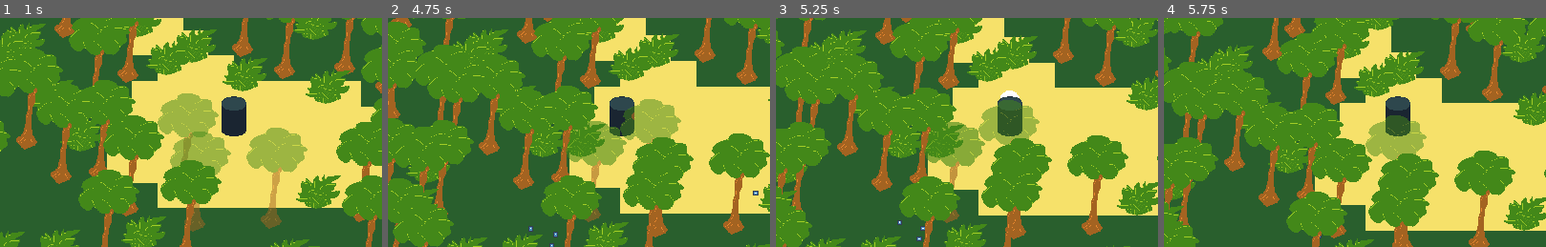
Above: before the commit, frames 1-4 (left to right).
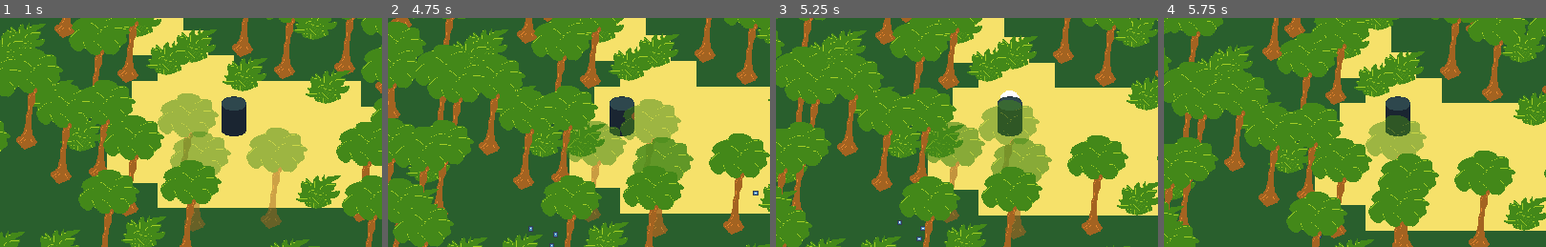
Above: after the commit, the same moments.

Repository: gamkedo-la/Jungle-Adventure
Game: Godot game, scene res://World.tscn
The game is run twice, just before and just after one commit, with the same random seed, the same clock (stepped at 60 frames per second) and the same inputs. The engine's default icon, where the game draws it, is replaced by a stand-in: a white triangle on a blue panel in a dark square.
Inputs:
- Up to frame 1 (1 s): hold Up (ui_up) from 0.53 s (still down); tap C (action) at 0.6 s
- Up to frame 2 (4.75 s): tap C (action) every 0.75 s from 1.35 to 4.35 s; release Up (ui_up) at 2.03 s; hold Left (ui_left) 2.03-3.53 s; hold Down (ui_down) 3.53-4.28 s; hold Right (ui_right) from 4.28 s (still down)
- Up to frame 3 (5.25 s): release Right (ui_right) at 5.03 s; hold Up (ui_up) from 5.03 s (still down); tap C (action) at 5.1 s
- Up to frame 4 (5.75 s): keep holding Up (ui_up)
The pictures show only the part of the screen within x 19-69%, y 26-76%; the shares and areas given below are measured in that part.

Frame 1 is identical in both runs. In frame 2, 1.5% of the frame differs, in the area x 64-80%, y 52-94%; in frame 3, 2.1%, in the area x 56-73%, y 52-97%; in frame 4, nothing differs.

Commit message:
Fixes issues when trigger transparent tree from bottom
- shortens render box to be just above tree hitbox

Diff:
--- a/Plant/Temp-Tree.tscn
+++ b/Plant/Temp-Tree.tscn
@@ -112,8 +112,8 @@
 "values": [ Color( 1, 1, 1, 1 ), Color( 1, 1, 1, 0.501961 ) ]
 }
 
-[sub_resource type="RectangleShape2D" id=4]
-extents = Vector2( 96, 128 )
+[sub_resource type="RectangleShape2D" id=6]
+extents = Vector2( 96, 99 )
 
 [node name="Temp-Tree" type="StaticBody2D"]
 script = ExtResource( 2 )
@@ -144,11 +144,10 @@
 shape = SubResource( 1 )
 
 [node name="RenderArea2D" type="Area2D" parent="."]
-visible = false
 
 [node name="CollisionShape2D" type="CollisionShape2D" parent="RenderArea2D"]
-position = Vector2( 8, -97 )
-shape = SubResource( 4 )
+position = Vector2( 8, -127 )
+shape = SubResource( 6 )
 [connection signal="area_entered" from="Area2D" to="." method="_on_Area2D_area_entered"]
 [connection signal="body_entered" from="RenderArea2D" to="." method="_on_RenderArea2D_body_entered"]
 [connection signal="body_exited" from="RenderArea2D" to="." method="_on_RenderArea2D_body_exited"]
--- a/Plant/plant.gd
+++ b/Plant/plant.gd
@@ -24,10 +24,10 @@
 
 
 func _on_RenderArea2D_body_entered(body):
-	if body.name == "Player" and body.position.y < self.position.y:
+	if body.name == "Player":
 		animationPlayer.play("Transparent")
 
 
 func _on_RenderArea2D_body_exited(body):
-	if body.name == "Player" and body.position.y < self.position.y:
+	if body.name == "Player":
 		animationPlayer.play("Opaque")
Not shown: 2 places in Plant/Temp-Tree.tscn that only renumber resources
